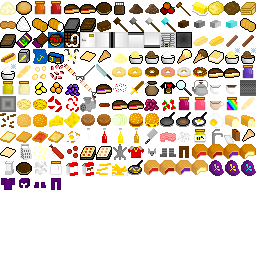
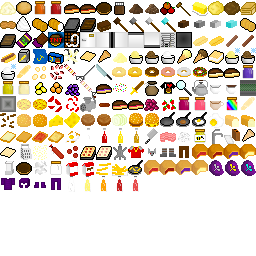
Revision of a layered 256px x 256px image; what changed, layer by layer:
added layer "Pasted Layer #196" above "Pasted Layer #195" over [132, 176, 139, 192]
added layer "Pasted Layer #195" above "Pasted Layer #194" over [116, 176, 123, 192]
added layer "Pasted Layer #194" above "Pasted Layer #193" over [100, 176, 107, 192]
added layer "Pasted Layer #193" above "Pasted Layer #192" over [84, 176, 91, 192]
added layer "Pasted Layer #192" above "Pasted Layer #191" over [68, 176, 75, 192]
